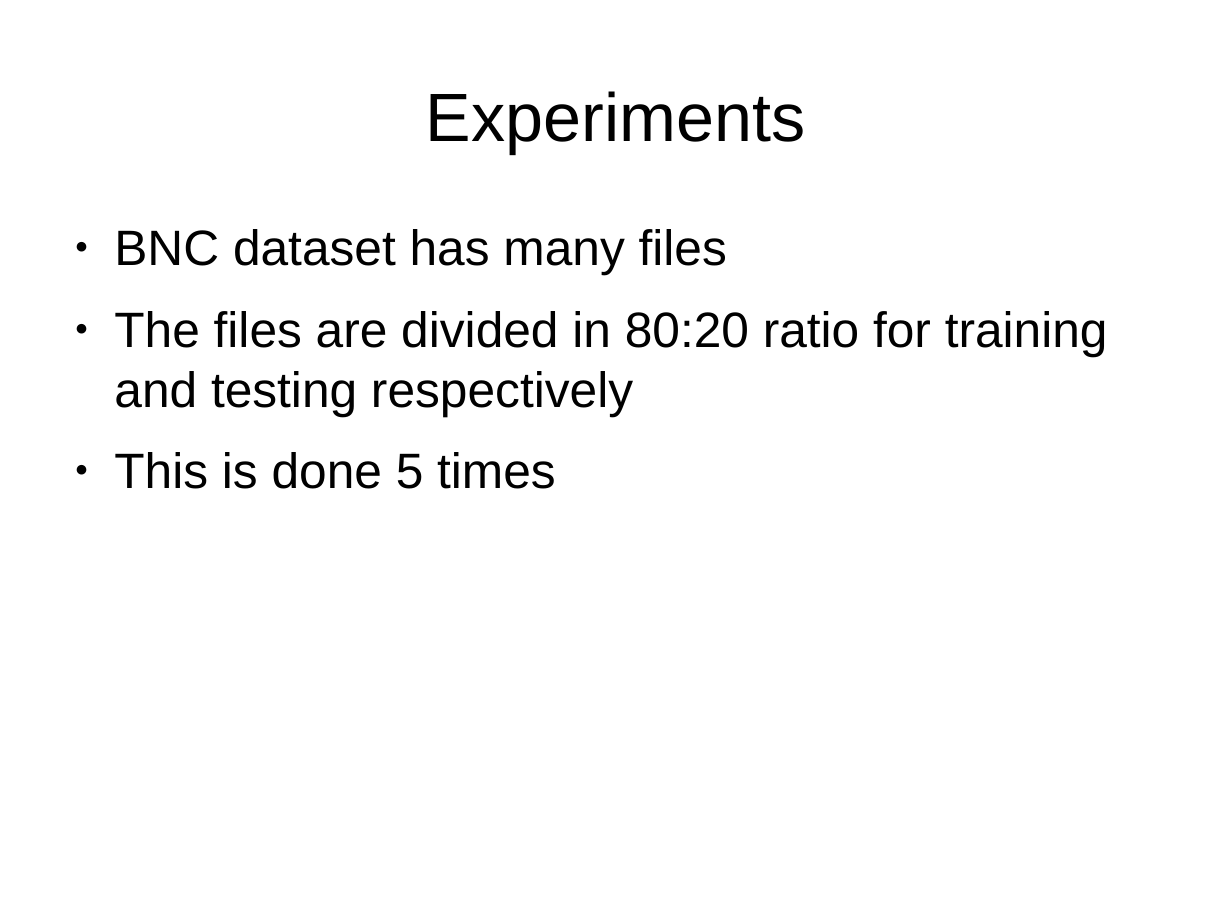
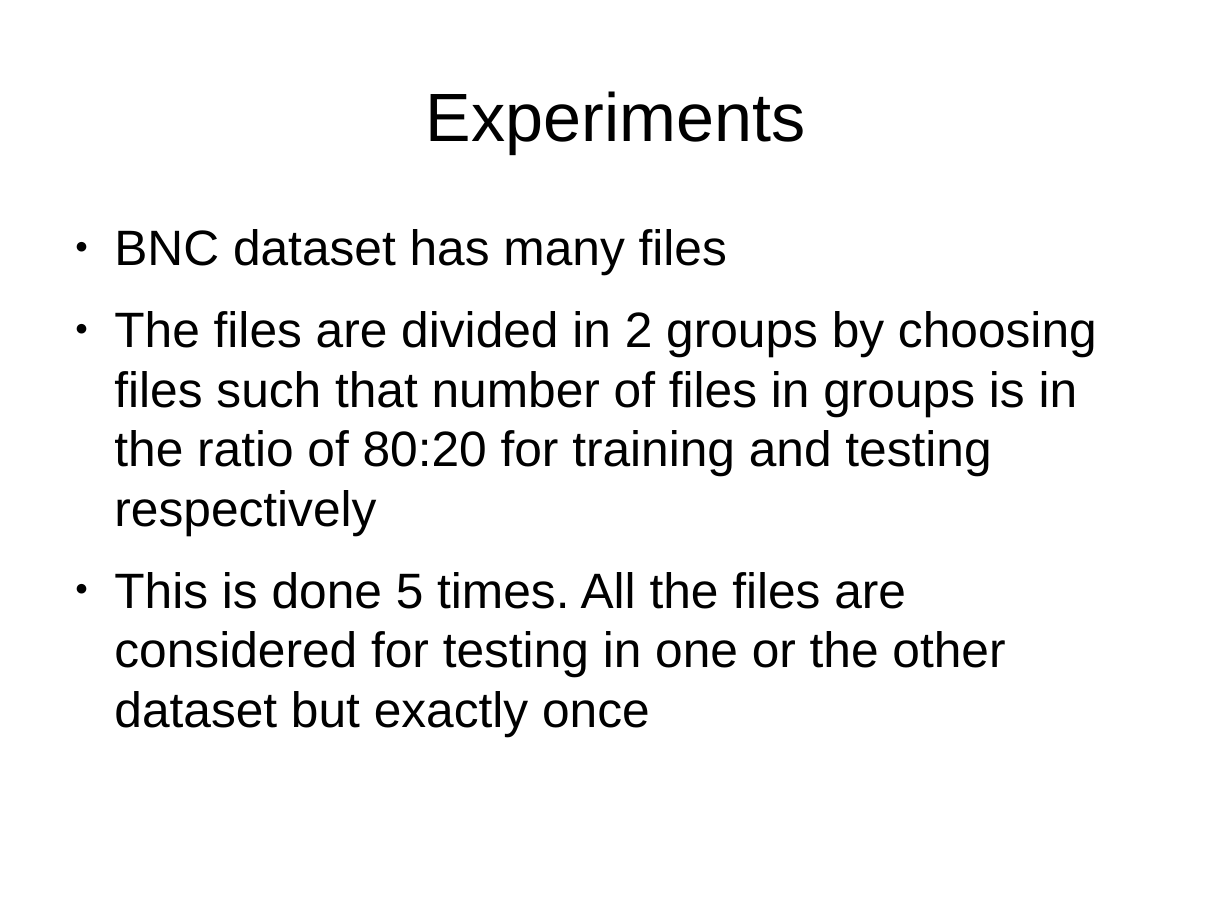
Before and after one commit to mangalaman93/hmm, a slide deck: slide 16 of doc/hmm.odp (slide 6 before the commit). Drawn at 1232x924 pixels with LibreOffice and Linux fonts; fonts in the diff are those of the drawing. Boxes give left, top, right and bottom in pixels: in the first picture for what was removed or moved away, otherwise in the second. Text is boxed around its words. In the diff, an @@ line names an element or a change of style, - is before the commit and + after.

```diff
--- a/doc/hmm.odp
+++ b/doc/hmm.odp
@@ text at box(114, 311, 1097, 736): text changed @@
-● The files are divided in 80:20 ratio for training and testing respectively
-● This is done 5 times
+● The files are divided in 2 groups by choosing files such that number of files in groups is in the ratio of 80:20 for training and testing respectively
+● This is done 5 times. All the files are considered for testing in one or the other dataset but exactly once
```
Also in this commit, not shown: 2 other slides changed, 11 slides added, 4 other files.
